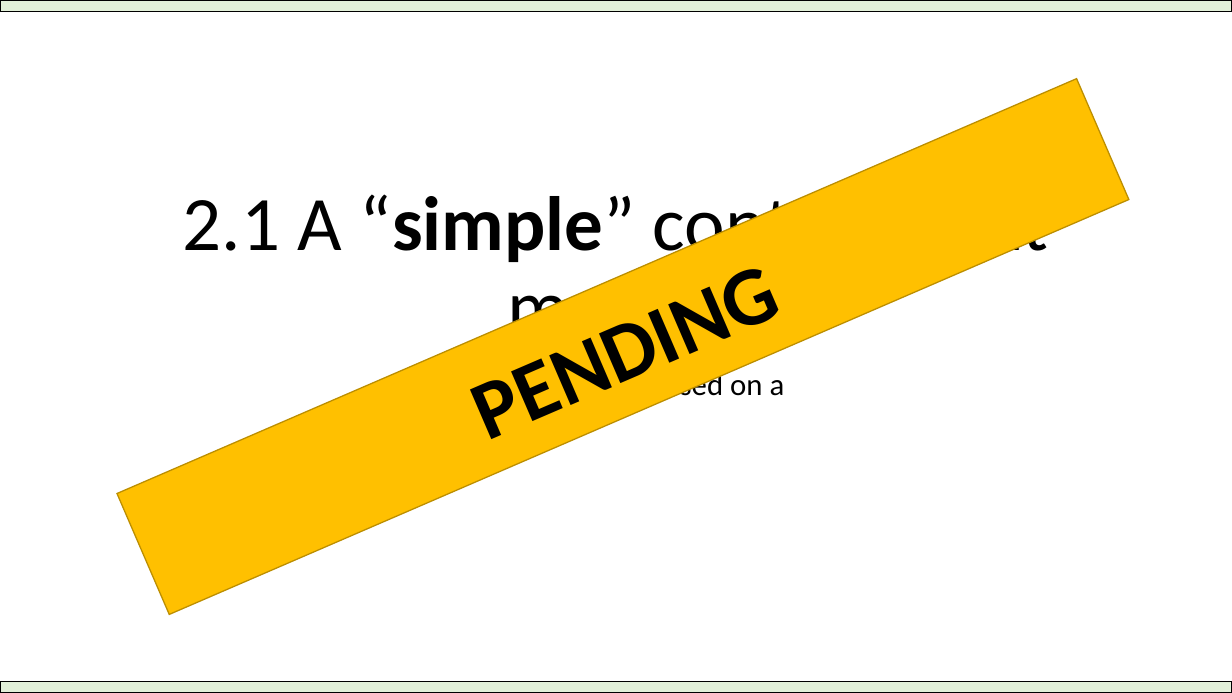
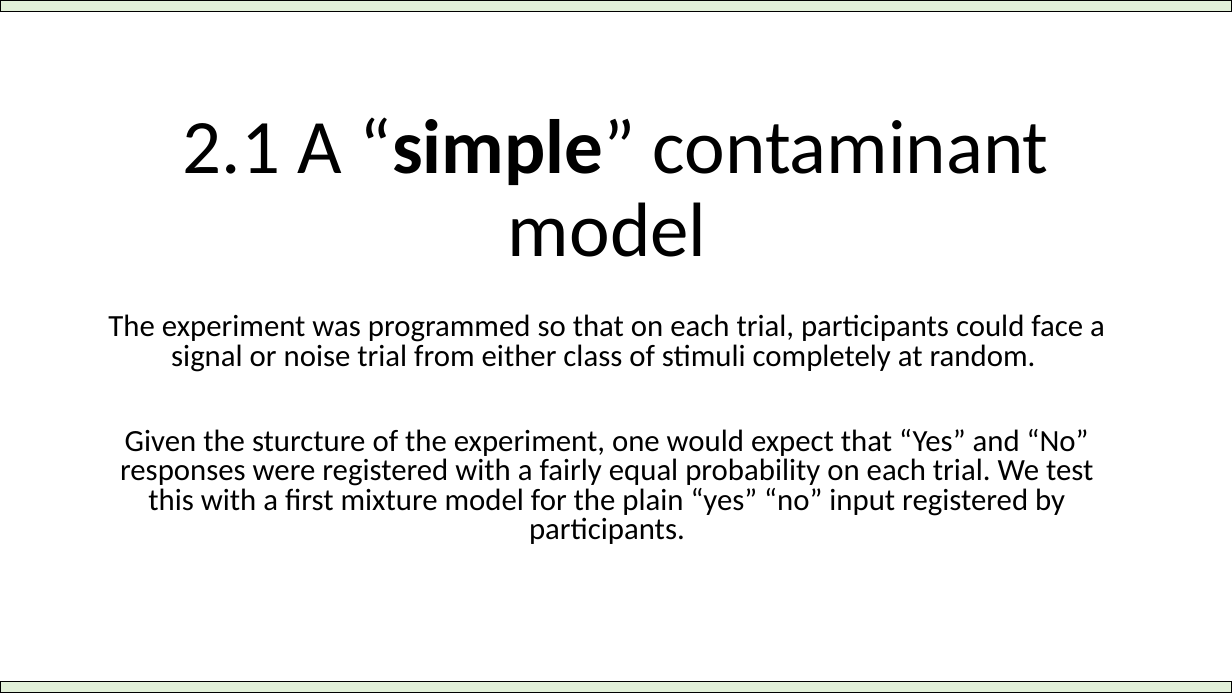
Before and after one commit to Adrifelcha/afchavez-019, a slide deck: slide 10 of MichaelLee/SDT Mirror Effect/Paper 1/BayesianSDTmodeling_Overview.pptx. Drawn at 1232x693 pixels with LibreOffice and Linux fonts; fonts in the diff are those of the drawing. Boxes give left, top, right and bottom in pixels: in the first picture for what was removed or moved away, otherwise in the second. Text is boxed around its words. In the diff, an @@ line names an element or a change of style, - is before the commit and + after.

```diff
--- a/MichaelLee/SDT Mirror Effect/Paper 1/BayesianSDTmodeling_Overview.pptx
+++ b/MichaelLee/SDT Mirror Effect/Paper 1/BayesianSDTmodeling_Overview.pptx
@@ title "2.1 A “simple” contaminant model" rewrapped from bbox=[183, 186, 1049, 351] to bbox=[183, 117, 1049, 257] @@
@@ rectangle removed at bbox=[117, 79, 1128, 615] @@
-PENDING
@@ subtitle at bbox=[108, 314, 1105, 544]: text changed @@
-A mixture model based on a
+The experiment was programmed so that on each trial, participants could face a signal or noise trial from either class of stimuli completely at random.
+Given the sturcture of the experiment, one would expect that “Yes” and “No” responses were registered with a fairly equal probability on each trial. We test this with a first mixture model for the plain “yes” “no” input registered by participants.
```
Also in this commit, not shown: 3 other slides changed, 1 slide added, 47 other files.
